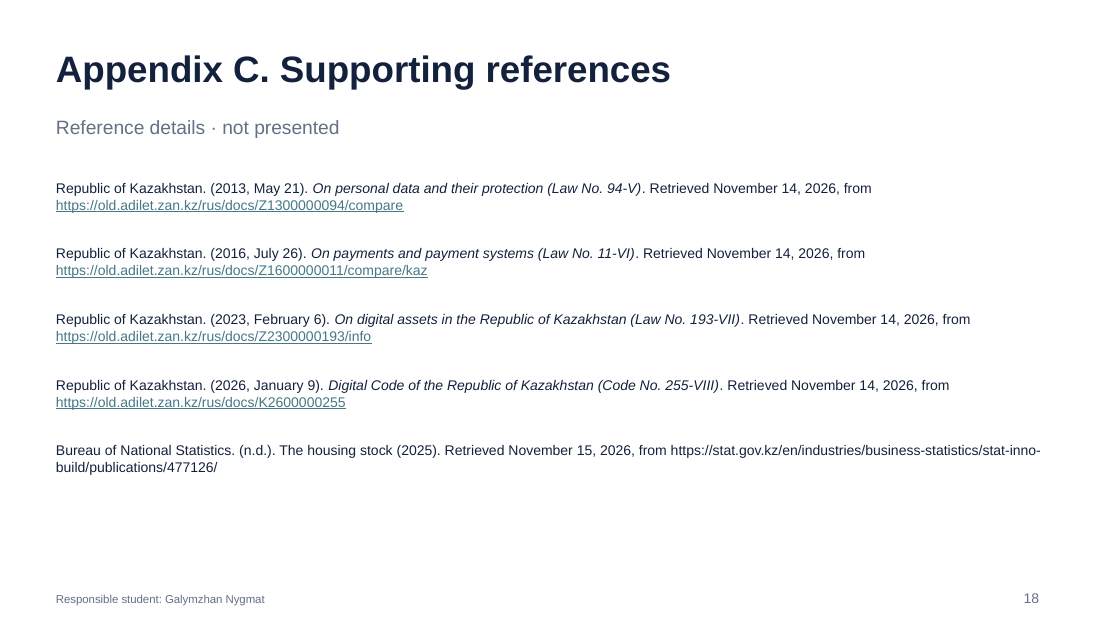
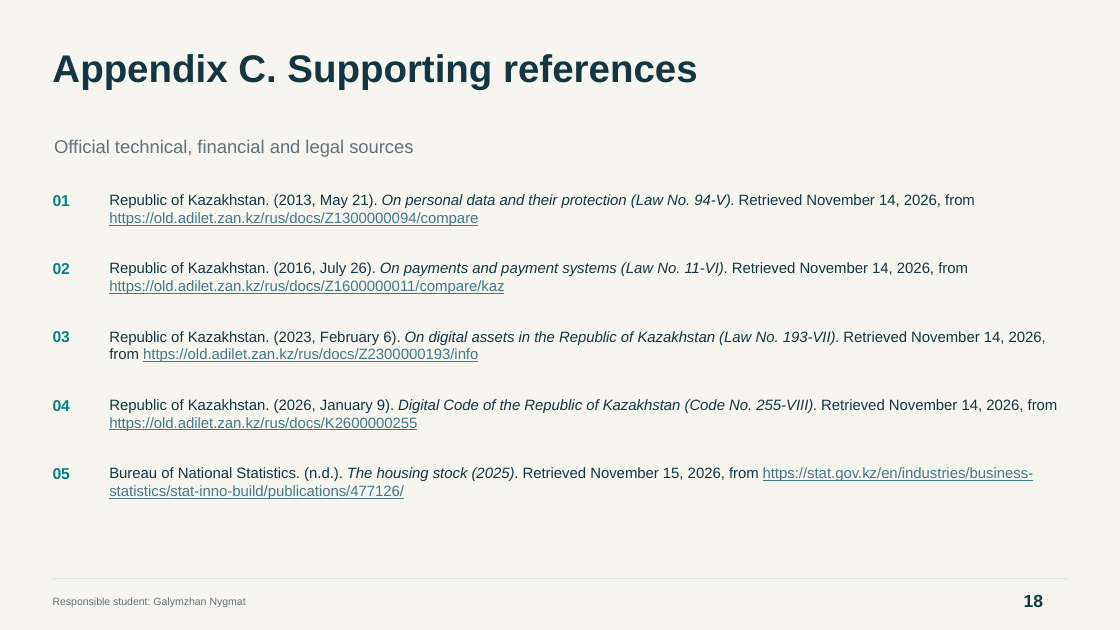
Before and after one commit to Arlan-prog/FinanceFinal, a slide deck: slide 18 of Final_Project_Presentation.pptx. Drawn at 1120x630 pixels with LibreOffice and Linux fonts; fonts in the diff are those of the drawing. Boxes give left, top, right and bottom in pixels: in the first picture for what was removed or moved away, otherwise in the second. Text is boxed around its words. In the diff, an @@ line names an element or a change of style, - is before the commit and + after.

```diff
--- a/Final_Project_Presentation.pptx
+++ b/Final_Project_Presentation.pptx
@@ background #FFFFFF to #F6F5F0 @@
@@ text "Appendix C. Supporting references" at [52,54,698,89]: size 31.5 to 33 pt, text colour #14213D to #143641 @@
@@ text at [54,139,413,157]: text changed; size 16.5 to 15.8 pt; text colour #647086 to #60737A @@
-Reference details · not presented
+Official technical, financial and legal sources
@@ text added at [53,195,70,206], 13.5 pt, text #087F83, bold @@
+01
@@ text "Republic of Kazakhstan. (2013, May ...": place and size @@
-text "Republic of Kazakhstan. (2013, May ..." at [56,183,872,213]
+text "Republic of Kazakhstan. (2013, May ..." at [109,194,975,226]
@@ text "Republic of Kazakhstan. (2013, May ..." at [109,194,975,226]: size 12 to 12.8 pt; text colour #14213D to #143641 in "Republic of Kazakhstan. (2013, May 21). On ..." @@
@@ text added at [53,263,70,274], 13.5 pt, text #087F83, bold @@
+02
@@ text "Republic of Kazakhstan. (2016, July ...": place and size @@
-text "Republic of Kazakhstan. (2016, July ..." at [56,248,865,278]
+text "Republic of Kazakhstan. (2016, July ..." at [109,262,968,294]
@@ text "Republic of Kazakhstan. (2016, July ..." at [109,262,968,294]: size 12 to 12.8 pt; text colour #14213D to #143641 in "Republic of Kazakhstan. (2016, July 26). On ..." @@
@@ text "Republic of Kazakhstan. (2023, February ...": place and size @@
-text "Republic of Kazakhstan. (2023, February ..." at [56,314,971,344]
+text "Republic of Kazakhstan. (2023, February ..." at [109,331,1046,362]
@@ text "Republic of Kazakhstan. (2023, February ..." at [109,331,1046,362]: size 12 to 12.8 pt; text colour #14213D to #143641 in "Republic of Kazakhstan. (2023, February 6). On ..." @@
@@ text added at [53,331,70,342], 13.5 pt, text #087F83, bold @@
+03
@@ text added at [53,400,70,411], 13.5 pt, text #087F83, bold @@
+04
@@ text "Republic of Kazakhstan. (2026, January ...": place and size @@
-text "Republic of Kazakhstan. (2026, January ..." at [56,380,950,410]
+text "Republic of Kazakhstan. (2026, January ..." at [109,399,1058,431]
@@ text "Republic of Kazakhstan. (2026, January ..." at [109,399,1058,431]: size 12 to 12.8 pt; text colour #14213D to #143641 in "Republic of Kazakhstan. (2026, January 9). Digital ..." @@
@@ text added at [53,468,70,479], 13.5 pt, text #087F83, bold @@
+05
@@ text "Bureau of National Statistics. (n.d.). ...": place and size @@
-text "Bureau of National Statistics. (n.d.). ..." at [56,445,1041,475]
+text "Bureau of National Statistics. (n.d.). ..." at [109,467,1034,499]
@@ text "Bureau of National Statistics. (n.d.). ..." at [109,467,1034,499]: size 12 to 12.8 pt; text colour #14213D to #143641 in "Bureau of National Statistics. (n.d.). The housing ..."; text colour #14213D to #467886, underline on in "https://stat.gov.kz/en/industries/business-statistics/stat-i ..."; italic on in "The housing stock (2025)." @@
@@ text "Responsible student: Galymzhan Nygmat" at [53,597,246,607]: size 9.8 to 9 pt, text colour #647086 to #60737A @@
@@ rectangle added at [52,579,1067,580], fill #D5DEDB @@
@@ text "18" at [1024,595,1043,607]: size 12 to 15 pt, text colour #647086 to #143641, bold on @@
```
Also in this commit, not shown: 15 other slides changed, 7 slides added, 7 slides removed, 11 other files.
